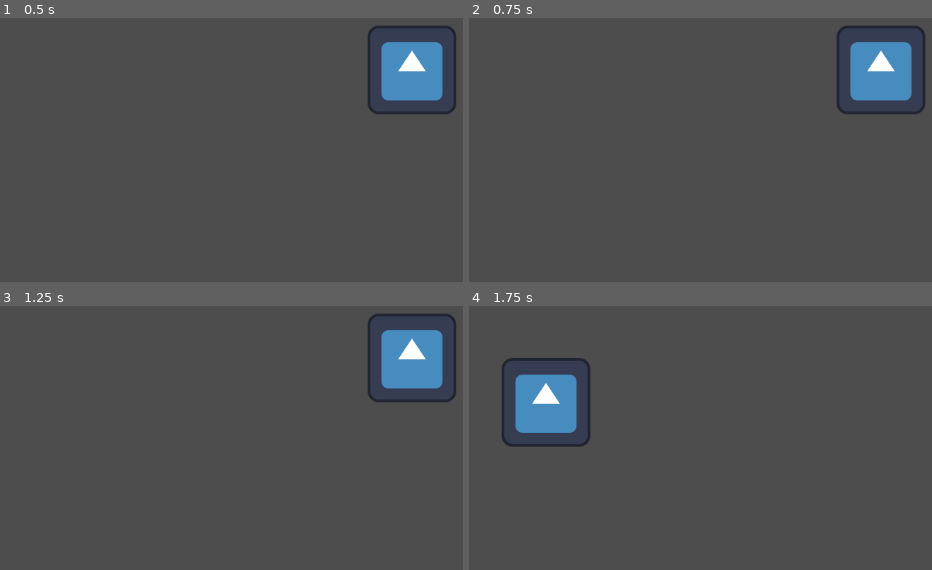
Above: before the commit, frames 1-4 (two rows, left to right).
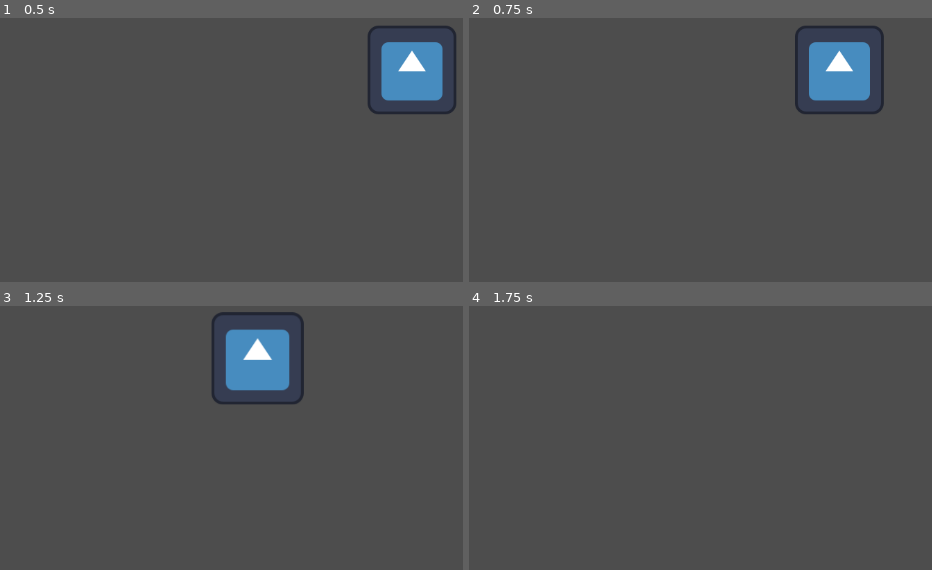
Above: after the commit, the same moments.

Repository: AbstractMelon/HourGame
Game: Godot game, scene res://scenes/main.tscn
The game is run twice, just before and just after one commit, with the same random seed, the same clock (stepped at 60 frames per second) and the same inputs. The engine's default icon, where the game draws it, is replaced by a stand-in: a white triangle on a blue panel in a dark square.
Inputs (mouse positions are in pixels of both pictures, inside the frame that each line leads up to):
- Up to frame 1 (0.5 s): no input
- Up to frame 2 (0.75 s): tap Enter at 0.5 s; move the mouse to (outside the picture) at 0.52 s; hold D (pan_right) from 0.53 s (still down); hold Right mouse button (move_camera_mouse) from 0.53 s (still down)
- Up to frame 3 (1.25 s): keep holding D (pan_right); keep holding Right mouse button (move_camera_mouse); tap Mouse wheel up (zoom_in) at 0.8 s
- Up to frame 4 (1.75 s): move the mouse to (709, 366) at 1.27 s; release D (pan_right) at 1.28 s; release Right mouse button (move_camera_mouse) at 1.28 s; hold S (pan_down) from 1.28 s (still down); tap Mouse wheel up (zoom_in) at 1.35 s; tap Mouse wheel down (zoom_out) at 1.55 s

Frame 1 is identical in both runs. In frame 2, 5.0% of the frame differs, in the area x 70-99%, y 3-37%; in frame 3, 8.0%, in the area x 45-99%, y 2-38%; in frame 4, 3.8%.

Commit message:
More camera

Diff:
--- a/scenes/player.tscn
+++ b/scenes/player.tscn
@@ -4,3 +4,8 @@
 
 [node name="Player" type="Camera2D"]
 script = ExtResource("1_3vyb7")
+zoom_speed = 5.0
+min_max_zoom = Vector2(2, 0.5)
+bounds_up_down = Vector2(10000, -10000)
+bounds_left_right = Vector2(10000, -10000)
+pan_speed = 5.0
--- a/scripts/player.gd
+++ b/scripts/player.gd
@@ -6,6 +6,7 @@
 @export var min_max_zoom : Vector2
 @export var bounds_up_down : Vector2
 @export var bounds_left_right : Vector2
+@export var pan_speed : float
 
 func _ready() -> void:
 	last_mouse_pos = get_viewport().get_mouse_position()
@@ -16,6 +17,13 @@
 
 	var mouse_movement : Vector2 = get_viewport().get_mouse_position() - last_mouse_pos
 	if Input.is_action_pressed("move_camera_mouse"):
-		position += mouse_movement * -1
+		position += mouse_movement * -1 * zoom
 
 	last_mouse_pos = get_viewport().get_mouse_position()
+	var horizontal_movement = Input.get_axis("pan_left", "pan_right")
+	var vertical_movement = Input.get_axis("pan_up", "pan_down")
+	position += Vector2(horizontal_movement * zoom.x * pan_speed, vertical_movement * zoom.y * pan_speed)
+
+	var zoom_change : float = Input.get_axis("zoom_out", "zoom_in")
+	zoom.x += zoom_change * 0.01
+	zoom.y = zoom.x
